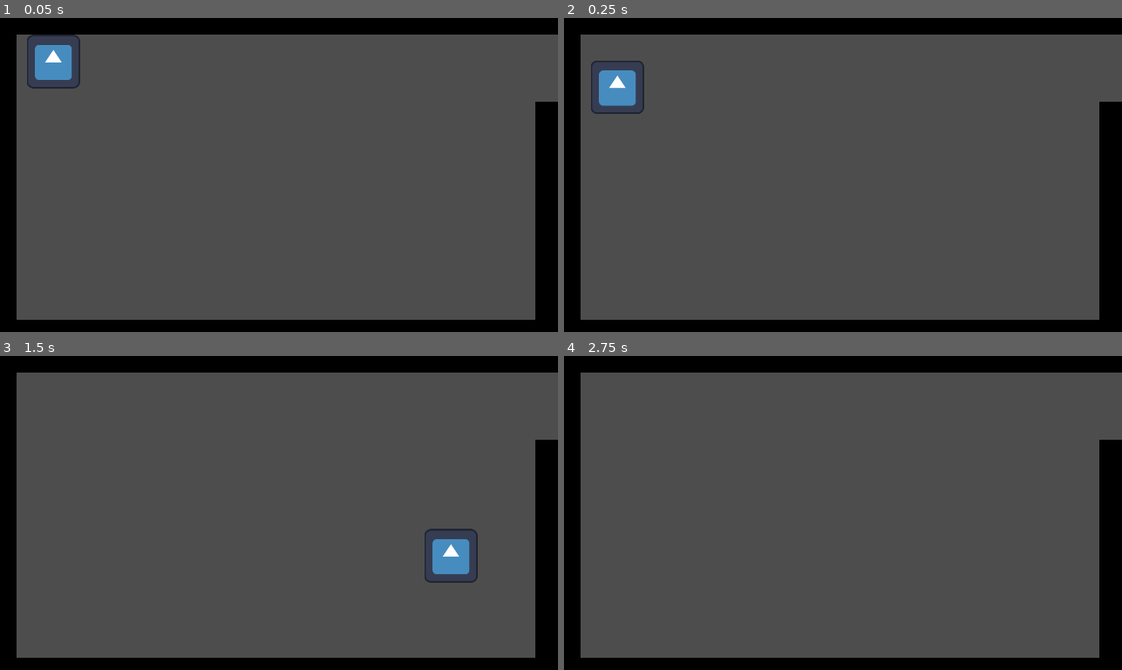
Above: before the commit, frames 1-4 (two rows, left to right).
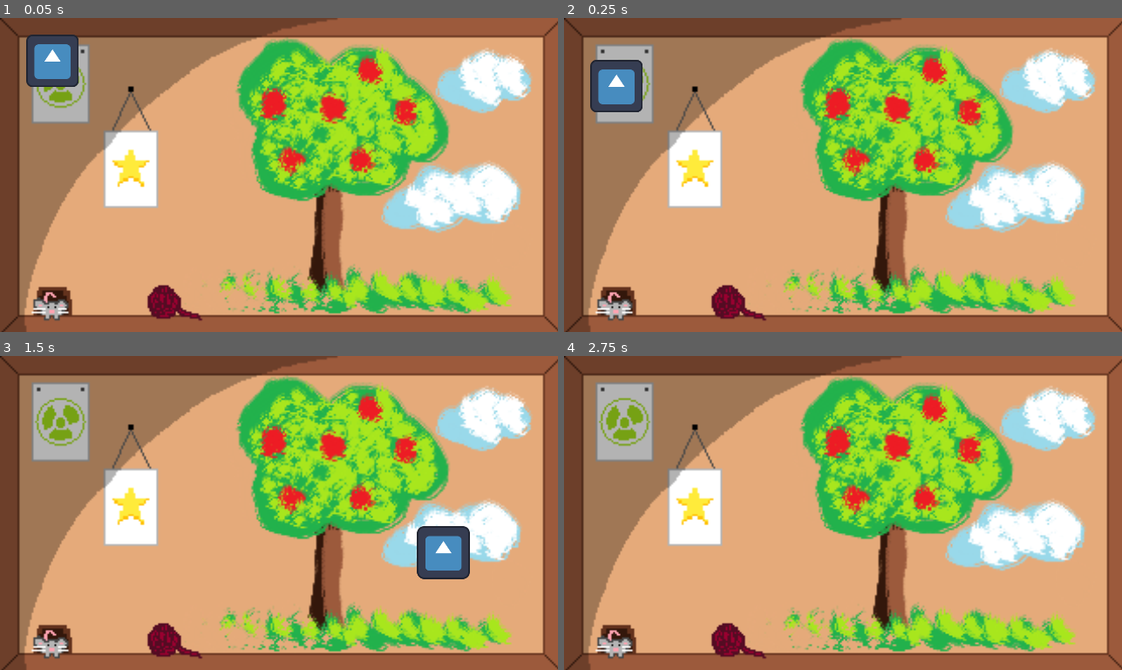
Above: after the commit, the same moments.

Repository: Phobos43/Gamejam
Game: Godot game, scene res://Scenes/EmptyLevel.tscn
Same seed, same stepped clock (60 frames per second), same inputs: the game is played once before the commit and once after it. The project has no main scene, so this scene is started directly. The engine's default icon, where the game draws it, is replaced by a stand-in: a white triangle on a blue panel in a dark square.
Inputs:
- Up to frame 1 (0.05 s): no input
- Up to frame 2 (0.25 s): no input
- Up to frame 3 (1.5 s): hold Right (move_right) from 0.53 s (still down); tap W (jump) at 0.6, 0.77, 1.07 s; tap O (OP) at 1.35 s
- Up to frame 4 (2.75 s): tap W (jump) at 1.52, 1.55, 1.82, 2.3 s; tap Enter at 2 s; release Right (move_right) at 2.03 s; hold A (move_left) from 2.03 s (still down); hold Down (crouch) from 2.03 s (still down)

The runs differ from the first frame. In frame 1, 99% of the frame differs, in the area x 0-100%, y 0-100%; in frame 2, 99%; in frame 3, 99%; in frame 4, 100%.

Commit message:
Started adding art

Diff:
--- a/Scenes/EmptyLevel.tscn
+++ b/Scenes/EmptyLevel.tscn
@@ -2,6 +2,7 @@
 
 [ext_resource type="Texture2D" uid="uid://h0b143c1p55s" path="res://Art/icon.svg" id="1_8x0y0"]
 [ext_resource type="Script" uid="uid://lekwxrbxfqy8" path="res://Scripts/level_manager.gd" id="1_sboa1"]
+[ext_resource type="Texture2D" uid="uid://dbtp4xhoxvasj" path="res://Art/pixil-frame-0 4.png" id="2_f08vh"]
 [ext_resource type="Texture2D" uid="uid://d2otp8rst178n" path="res://Art/Black square.png" id="2_sboa1"]
 [ext_resource type="PackedScene" uid="uid://djjam0upfakha" path="res://Scenes/player.tscn" id="3_xjvhq"]
 [ext_resource type="PackedScene" uid="uid://c8m2222ybblnx" path="res://Scenes/Level_Components/LevelEnd.tscn" id="4_sqp5b"]
@@ -127,7 +128,13 @@
 [node name="Level" type="Node2D" unique_id=103853395]
 script = ExtResource("1_sboa1")
 
+[node name="Sprite2D" type="Sprite2D" parent="." unique_id=314204558]
+scale = Vector2(3.4166667, 3.4166667)
+texture = ExtResource("2_f08vh")
+centered = false
+
 [node name="Alive" type="TileMapLayer" parent="." unique_id=1995638314]
+visible = false
 tile_map_data = PackedByteArray("AAAAAAAAAgAAAAEAAAABAAAAAgAAAAEAAAACAAAAAgAAAAEAAAADAAAAAgAAAAEAAAAEAAAAAgAAAAEAAAAFAA …(1696 unchanged characters)…
 tile_set = SubResource("TileSet_4d3fe")
 
@@ -136,7 +143,7 @@
 
 [node name="Camera2D" type="Camera2D" parent="." unique_id=496639230]
 anchor_mode = 0
-zoom = Vector2(0.6, 0.6)
+zoom = Vector2(0.59, 0.59)
 
 [node name="LevelEnd" parent="." unique_id=1024330424 instance=ExtResource("4_sqp5b")]
 position = Vector2(1056, 96)
--- a/Scenes/player.tscn
+++ b/Scenes/player.tscn
@@ -11,16 +11,6 @@
 
 [sub_resource type="SpriteFrames" id="SpriteFrames_cvnsp"]
 animations = [{
-"frames": [],
-"loop": true,
-"name": &"idle",
-"speed": 5.0
-}, {
-"frames": [],
-"loop": true,
-"name": &"jump",
-"speed": 5.0
-}, {
 "frames": [],
 "loop": true,
 "name": &"walk",
@@ -55,5 +45,6 @@
 disabled = true
 
 [node name="AnimatedSprite2D" type="AnimatedSprite2D" parent="." unique_id=406128748]
+scale = Vector2(0.159375, 0.15937501)
 sprite_frames = SubResource("SpriteFrames_cvnsp")
-animation = &"idle"
+animation = &"walk"
--- a/Scripts/player_controller.gd
+++ b/Scripts/player_controller.gd
@@ -26,6 +26,7 @@
 signal player_died
 
 var is_op = false
+@onready var sprite: AnimatedSprite2D = $AnimatedSprite2D
 
 func _ready() -> void:
 	$Area2D.area_entered.connect(body_entered)
@@ -79,6 +80,20 @@
 	velocity.x *= GROUND_FRICTION
 	move_and_slide()
 
+
+	if velocity.y < 0:
+		sprite.play("jump_ascend")
+	elif velocity.y > 0:
+		sprite.play("jump_fall")
+	elif direction != 0:
+		sprite.play("walk")
+	else :
+		sprite.play("idle")
+	if abs(direction) != direction:
+		sprite.flip_h = true
+	elif abs(direction) == direction:
+		sprite.flip_h = false
+
 func body_entered(body: Node2D):
 	if body.get_parent() is Hazard:
 		player_died.emit()
Binary file added: Art/Cat move.png
Not shown, added: Art/Cat move.png.import
Binary file added: Art/pixil-frame-0 4.png
Not shown, added: Art/pixil-frame-0 4.png.import
Binary file added: Art/pixilart-sprite 12.PNG
Not shown, added: Art/pixilart-sprite 12.PNG.import
Not shown, changed: .DS_Store
